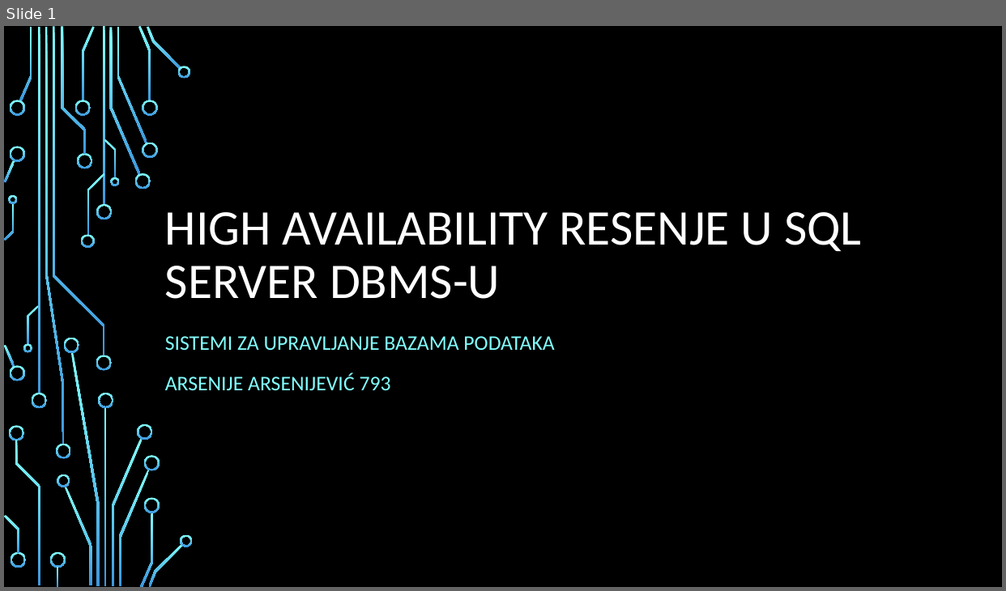
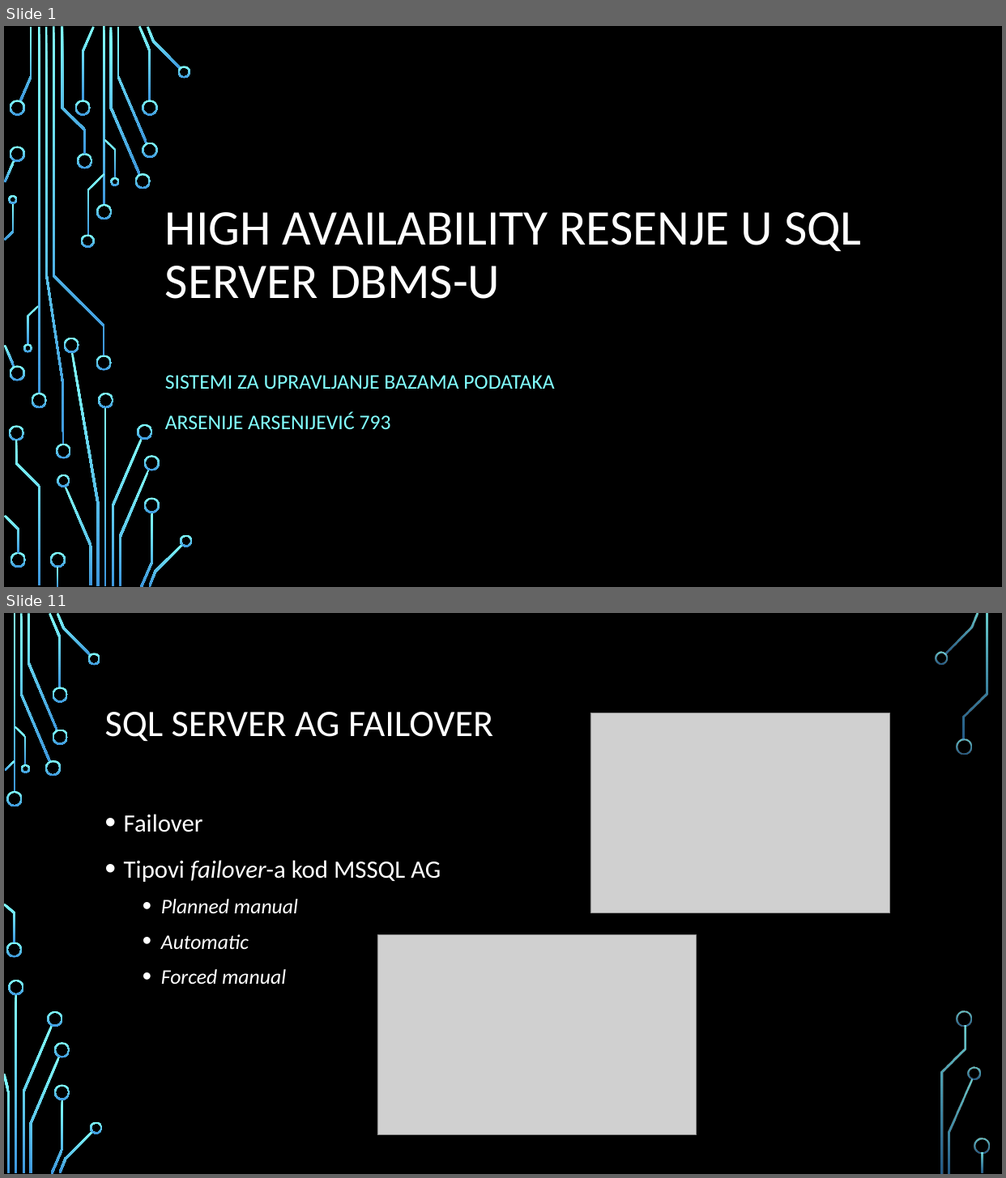
Before and after one commit to ArxyaArsa/master-dbms, a slide deck: Seminarski 3/3. High-Availability sistem u SQL Server DBMS-u.pptx. Shown one above the other, each under a label of ours: slide 1 before the commit, slides 1 and 11 after it; the slides between them are not shown. The pictures are 1006x591 and 1006x1178 pixels, drawn with LibreOffice and Linux fonts; fonts in the diff are those of the drawing; grey boxes stand for pictures; background and template pictures are left out. Boxes give left, top, right and bottom in pixels: in the first picture for what was removed or moved away, otherwise in the second. Text is boxed around its words. In the diff, an @@ line names an element or a change of style, - is before the commit and + after.

```diff
--- a/Seminarski 3/3. High-Availability sistem u SQL Server DBMS-u.pptx
+++ b/Seminarski 3/3. High-Availability sistem u SQL Server DBMS-u.pptx
@@ slide 11 added at box(4, 613, 1002, 1174), background picture (left out) @@
@@ title added at box(105, 712, 493, 741), 36 pt, text #FFFFFF @@
+SQL SERVER AG FAILOVER
@@ picture added at box(591, 713, 890, 913) @@
@@ text added at box(124, 814, 441, 984), 24 pt, text #FFFFFF, italic @@
+• Failover
+• Tipovi failover-a kod MSSQL AG
+  • Planned manual
+  • Automatic
+  • Forced manual
@@ picture added at box(377, 935, 697, 1135) @@
@@ group added at box(4, 613, 990, 1174): 33 freeform shapes, 3 rectangles @@
@@ slide 1 changed as well @@
@@ subtitle "SISTEMI ZA UPRAVLJANJE BAZAMA PODATAKA": place and size @@
-subtitle "SISTEMI ZA UPRAVLJANJE BAZAMA PODATAKA" at box(165, 336, 554, 390)
+subtitle "SISTEMI ZA UPRAVLJANJE BAZAMA PODATAKA" at box(165, 375, 554, 429)
```
Also in this commit, not shown: 14 other slides added, 1 other file.
